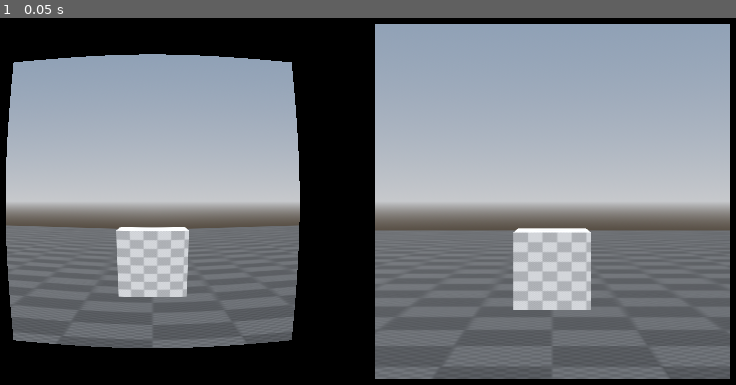
Above: before the commit, frame 1.
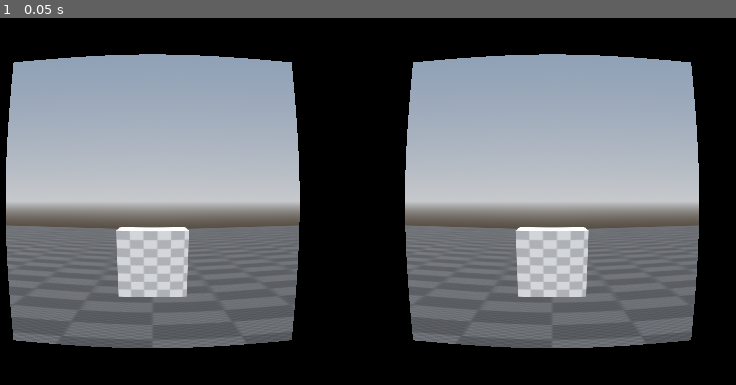
Above: after the commit, the same moment.

Repository: created-by-KHVL/VR-mobile-character-controller-Godot-4
Game: Godot game, scene res://Scenes/Environment.tscn
Two runs of this game, one before a commit and one after it. Both use one fixed random seed, a clock stepped at 60 frames per second and the inputs below.
Inputs:
- Up to frame 1 (0.05 s): no input

The runs differ from the first frame. In frame 1, 18% of the frame differs, in the area x 50-100%, y 1-99%.

Commit message:
Small changes

Diff:
--- a/Scenes/VR_Player.tscn
+++ b/Scenes/VR_Player.tscn
@@ -1,8 +1,8 @@
-[gd_scene load_steps=11 format=3 uid="uid://cdo3wnnhj4rht"]
+[gd_scene load_steps=12 format=3 uid="uid://cdo3wnnhj4rht"]
 
 [ext_resource type="Script" uid="uid://dwv0rbjb8ubvy" path="res://Scripts/VR_player_controller.gd" id="1_f5evh"]
 [ext_resource type="Script" uid="uid://c3725tpmd4w2p" path="res://Scripts/VR_camera.gd" id="2_egjiq"]
-[ext_resource type="Shader" uid="uid://botr4oijaimvf" path="res://UI/Lens_barrel_distiortion.gdshader" id="2_g0cep"]
+[ext_resource type="Shader" uid="uid://botr4oijaimvf" path="res://Shaders/Lens_barrel_distiortion.gdshader" id="2_g0cep"]
 
 [sub_resource type="Gradient" id="Gradient_as5k3"]
 colors = PackedColorArray(0, 0, 0, 1, 0, 0, 0, 1)
@@ -18,6 +18,11 @@
 [sub_resource type="ViewportTexture" id="ViewportTexture_3wrse"]
 viewport_path = NodePath("SubViewport")
 
+[sub_resource type="ShaderMaterial" id="ShaderMaterial_g0cep"]
+shader = ExtResource("2_g0cep")
+shader_parameter/distortion_strength = 0.5
+shader_parameter/distortion_radius = 1.0
+
 [sub_resource type="ViewportTexture" id="ViewportTexture_1j2yr"]
 viewport_path = NodePath("SubViewport")
 
@@ -25,7 +30,7 @@
 
 [sub_resource type="CapsuleMesh" id="CapsuleMesh_jdxm4"]
 
-[node name="Player" type="CharacterBody3D" node_paths=PackedStringArray("camera")]
+[node name="VR_Player" type="CharacterBody3D" node_paths=PackedStringArray("camera")]
 script = ExtResource("1_f5evh")
 camera = NodePath("Player_camera")
 
@@ -77,6 +82,7 @@
 offset_bottom = 40.0
 
 [node name="TextureRect" type="TextureRect" parent="UI/Right_eye_control"]
+material = SubResource("ShaderMaterial_g0cep")
 layout_mode = 1
 anchors_preset = 15
 anchor_right = 1.0
--- a/Scripts/VR_camera.gd
+++ b/Scripts/VR_camera.gd
@@ -25,6 +25,6 @@
 	left_eye_control.set_position(Vector2(left_eye_position.x, half_screen_size.y))
 	right_eye_control.set_position(Vector2(right_eye_position.x, half_screen_size.y))
 
-func _physics_process(delta):
+func _physics_process(_delta):
 	global_rotation = player_camera.global_rotation
 	global_position = player_camera.global_position
--- a/Scripts/VR_player_controller.gd
+++ b/Scripts/VR_player_controller.gd
@@ -19,9 +19,8 @@
 
 func _ready():
 	start_speed = speed
-	start_camera_fov = camera.fov
 
-func _process(delta):
+func _process(_delta):
 	if Input.is_action_pressed("run") and abs(input_direction) > Vector2.ZERO:
 		is_running = true
 	else:
@@ -49,14 +48,11 @@
 	player_rotation()
 
 func player_movement():
-	var fov_change_speed: int = 2
 	if is_running:
 		var acceleration: int = 4
 		speed = start_speed + acceleration
-		camera.fov = move_toward(camera.fov, start_camera_fov + 15, fov_change_speed)
 	else:
 		speed = start_speed
-		camera.fov = move_toward(camera.fov, start_camera_fov, fov_change_speed)
 
 	input_direction = Input.get_vector("move_left", "move_right", "move_forward", "move_back")
 	var direction = (transform.basis * Vector3(input_direction.x, 0, input_direction.y)).normalized()
Renamed: UI/Lens_barrel_distiortion.gdshader -> Shaders/Lens_barrel_distiortion.gdshader
Renamed: UI/Lens_barrel_distiortion.gdshader.uid -> Shaders/Lens_barrel_distiortion.gdshader.uid
Not shown, added: export_presets.cfg
